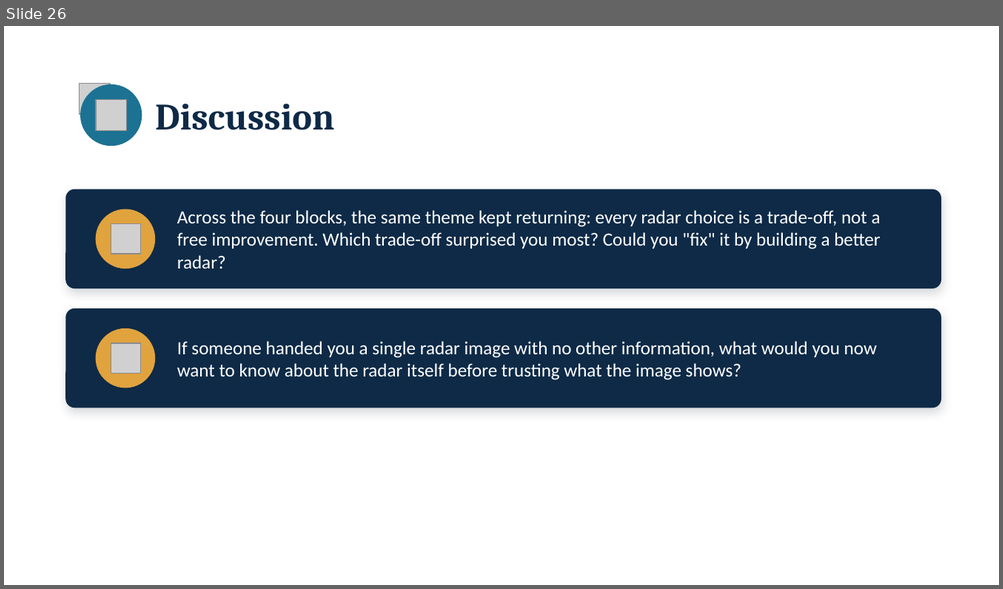
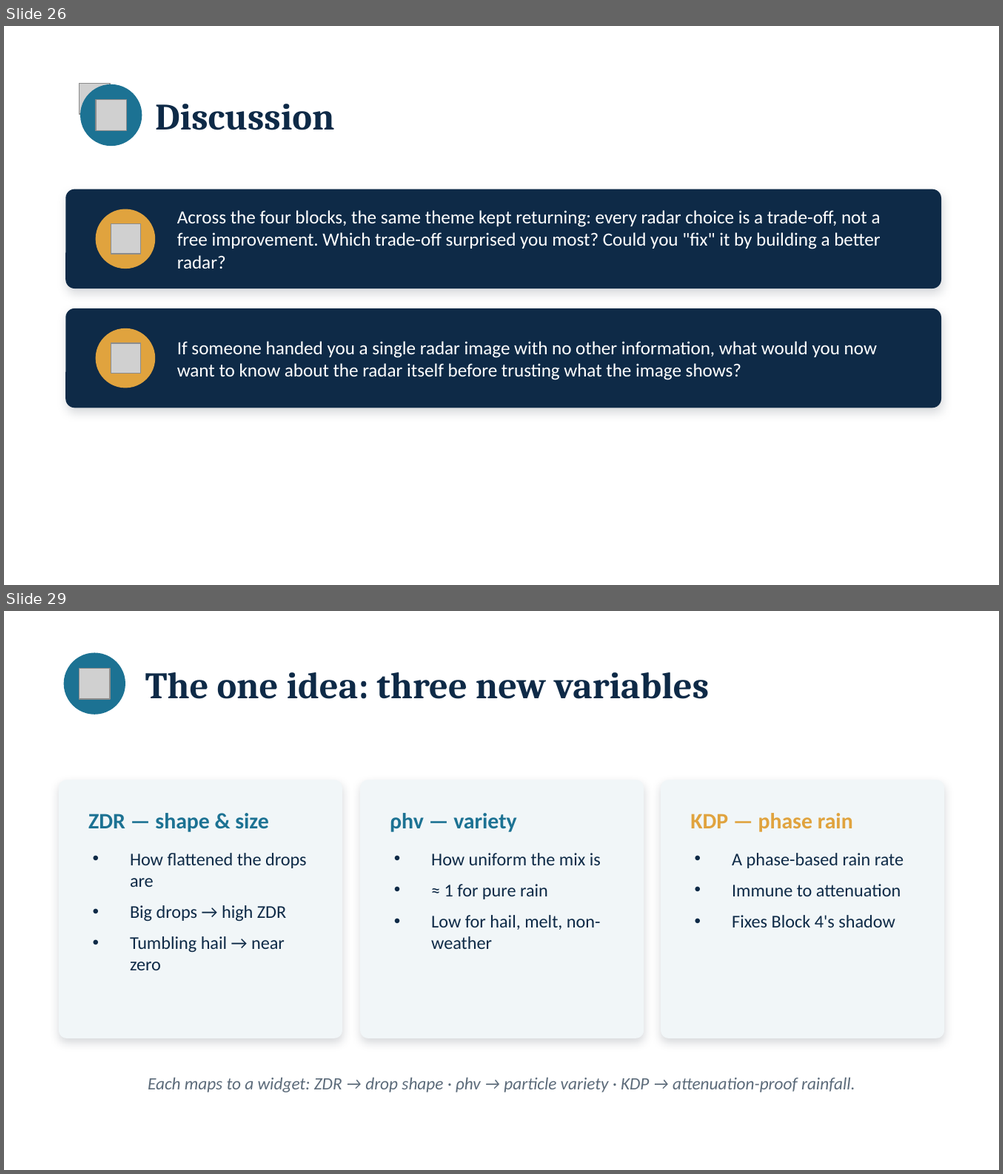
Before and after one commit to sebastiantorr/Clouds4Africa, a slide deck: Reading_the_Radar_pre-block_slides.pptx. Shown one above the other, each under a label of ours: slide 26 before the commit, slides 26 and 29 after it; the slides between them are not shown. The pictures are 1003x589 and 1003x1174 pixels, drawn with LibreOffice and Linux fonts; fonts in the diff are those of the drawing; grey boxes stand for pictures. Boxes give left, top, right and bottom in pixels: in the first picture for what was removed or moved away, otherwise in the second. Text is boxed around its words. In the diff, an @@ line names an element or a change of style, - is before the commit and + after.

```diff
--- a/Reading_the_Radar_pre-block_slides.pptx
+++ b/Reading_the_Radar_pre-block_slides.pptx
@@ slide 29 added at bbox=[4, 611, 999, 1170], background #FFFFFF @@
@@ ellipse added at bbox=[64, 652, 125, 715], fill #1C7293 @@
@@ picture added at bbox=[79, 668, 111, 698] @@
@@ text added at bbox=[145, 672, 708, 699], 27 pt, text #0E2A47, bold @@
+The one idea: three new variables
@@ rounded rectangle added at bbox=[59, 780, 342, 1039], fill #F1F6F8 @@
@@ rounded rectangle added at bbox=[360, 780, 643, 1039], fill #F1F6F8 @@
@@ rounded rectangle added at bbox=[660, 780, 944, 1039], fill #F1F6F8 @@
@@ text added at bbox=[88, 813, 268, 832], 16 pt, text #1C7293, bold @@
+ZDR — shape & size
@@ text added at bbox=[390, 813, 516, 832], 16 pt, text #1C7293, bold @@
+ρhv — variety
@@ text added at bbox=[690, 813, 853, 832], 16 pt, text #E0A33E, bold @@
+KDP — phase rain
@@ text added at bbox=[130, 853, 307, 971], 13 pt, text #0E2A47 @@
+• How flattened the drops are
+• Big drops → high ZDR
+• Tumbling hail → near zero
@@ text added at bbox=[431, 853, 600, 949], 13 pt, text #0E2A47 @@
+• How uniform the mix is
+• ≈ 1 for pure rain
+• Low for hail, melt, non-weather
@@ text added at bbox=[731, 853, 903, 928], 13 pt, text #0E2A47 @@
+• A phase-based rain rate
+• Immune to attenuation
+• Fixes Block 4's shadow
@@ text added at bbox=[148, 1078, 855, 1093], 12.5 pt, text #5C6B7A, italic @@
+Each maps to a widget: ZDR → drop shape · ρhv → particle variety · KDP → attenuation-proof rainfall.
```
Also in this commit, not shown: 2 slides changed, 5 other slides added, 4 other files.
